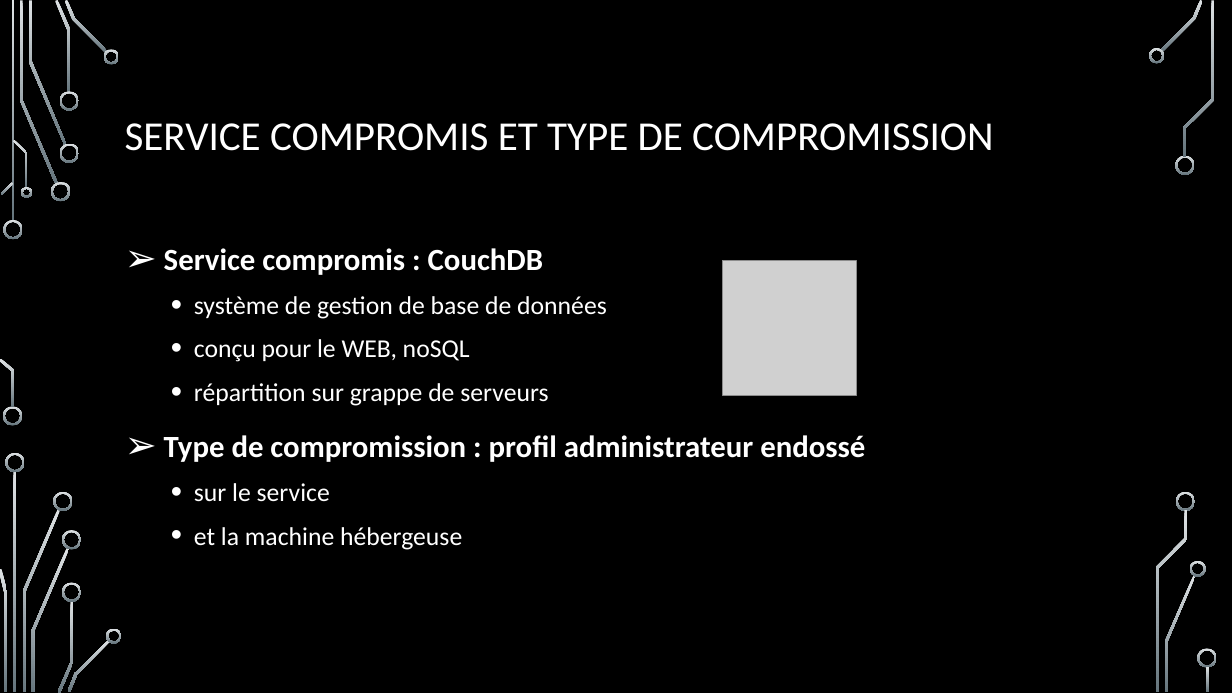
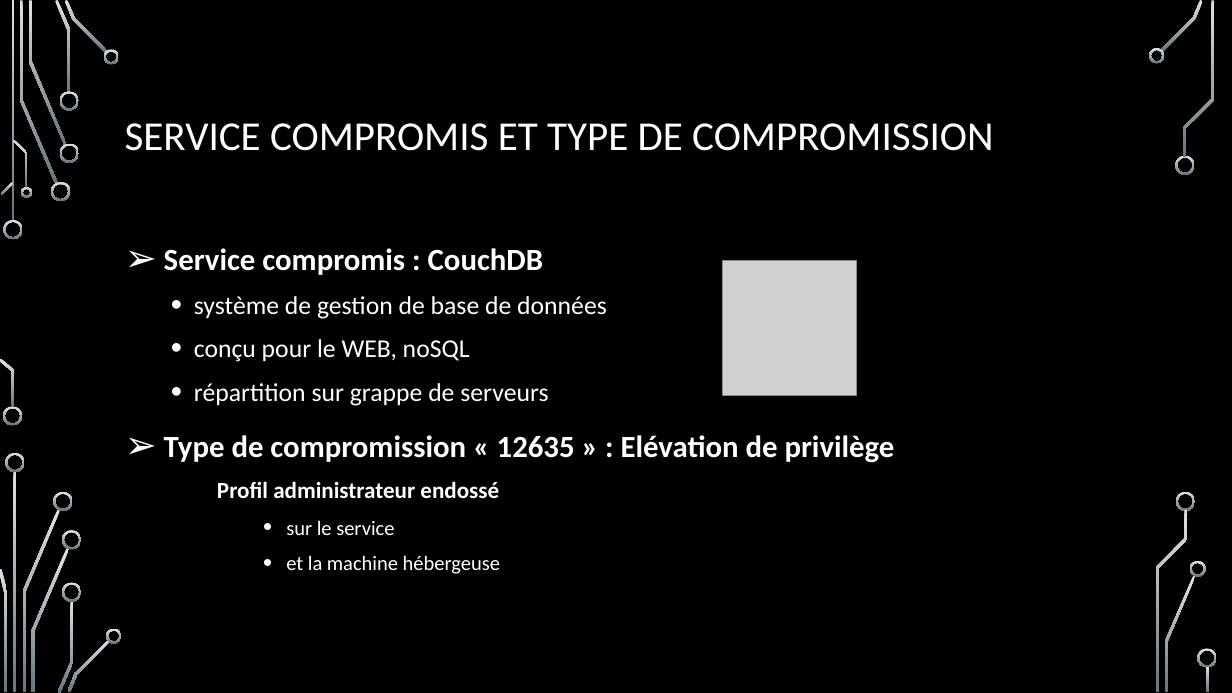
Before and after one commit to Guillaumeclavel/Etude_Faille_CVE_12636, a slide deck: slide 2 of Présentation étude de faille CVE 2017-12635 ET 12636 ébauche.pptx. Drawn at 1232x693 pixels with LibreOffice and Linux fonts; fonts in the diff are those of the drawing; grey boxes stand for pictures; background and template pictures are left out. Boxes give left, top, right and bottom in pixels: in the first picture for what was removed or moved away, otherwise in the second. Text is boxed around its words. In the diff, an @@ line names an element or a change of style, - is before the commit and + after.

```diff
--- a/Présentation étude de faille CVE 2017-12635 ET 12636 ébauche.pptx
+++ b/Présentation étude de faille CVE 2017-12635 ET 12636 ébauche.pptx
@@ text at (164,435,895,498): text changed @@
-➢ Type de compromission : profil administrateur endossé
+➢ Type de compromission « 12635 » : Elévation de privilège
+    Profil administrateur endossé
@@ text at (286,520,500,574): size 20 to 16 pt in "sur le service", "et la machine hébergeuse"; list level 2 to 4 in "sur le service"; list level 2 to 4 in "et la machine hébergeuse" @@
```
Also in this commit, not shown: 8 other slides changed.
